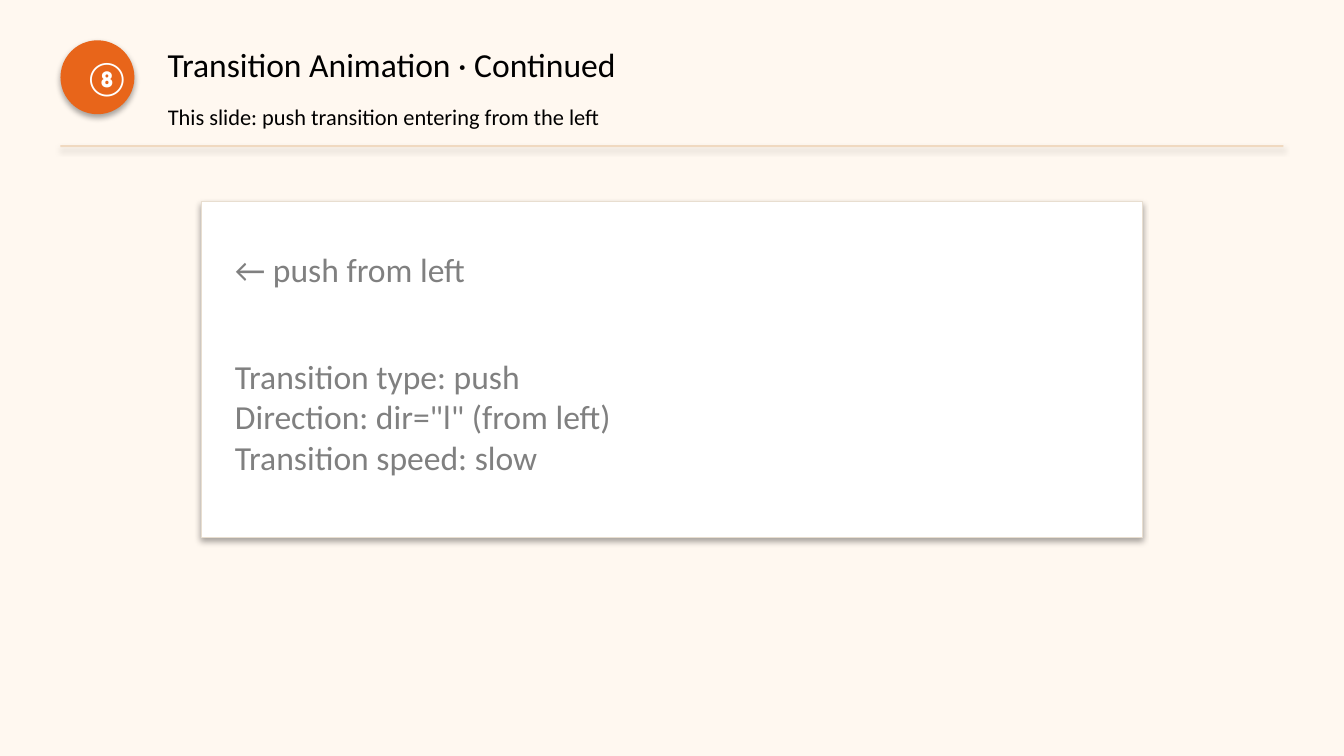
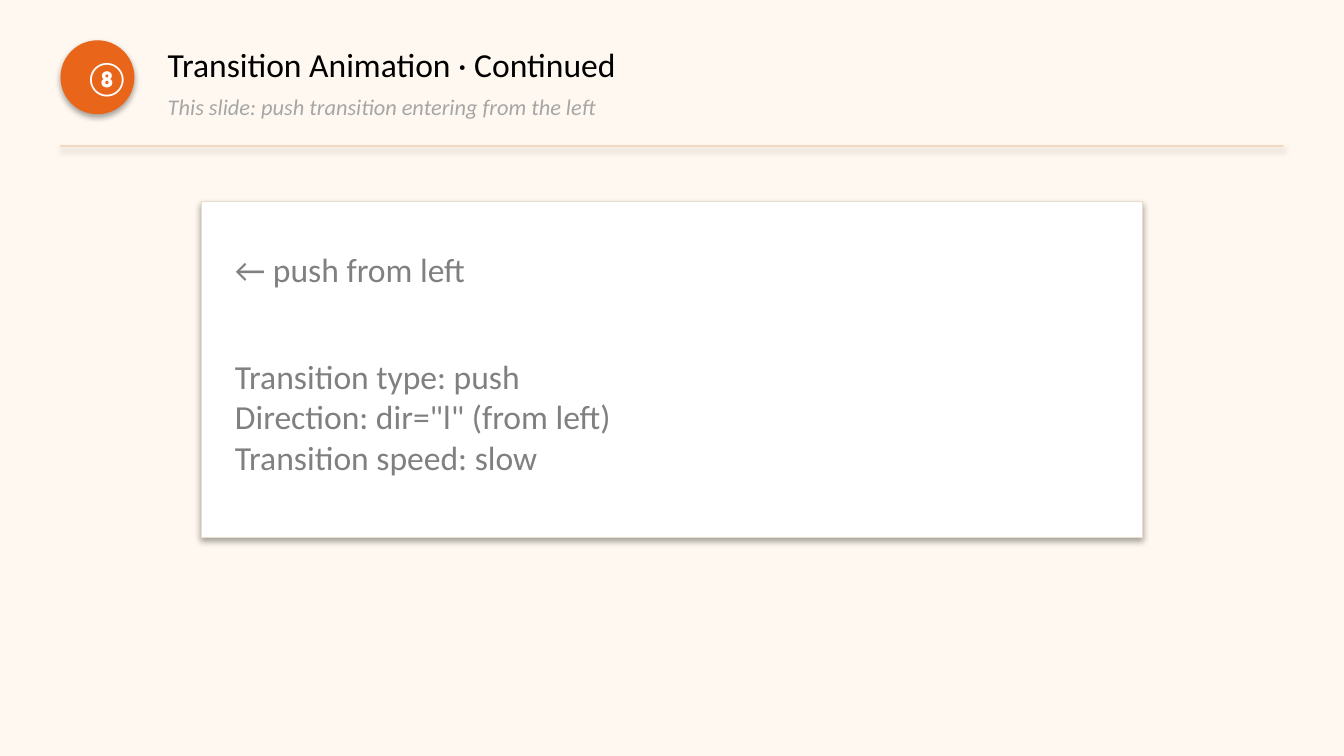
Before and after one commit to NingYuM/NingYuM.github.io, a slide deck: slide 13 of viewer-examples/samples/05-preview.pptx. Drawn at 1344x756 pixels with LibreOffice and Linux fonts; fonts in the diff are those of the drawing. Boxes give left, top, right and bottom in pixels: in the first picture for what was removed or moved away, otherwise in the second. Text is boxed around its words. In the diff, an @@ line names an element or a change of style, - is before the commit and + after.

```diff
--- a/viewer-examples/samples/05-preview.pptx
+++ b/viewer-examples/samples/05-preview.pptx
@@ text "This slide: push transition entering ..." moved from (x1=168, y1=109, x2=599, y2=129) to (x1=168, y1=99, x2=595, y2=119) @@
@@ text "This slide: push transition entering ..." at (x1=168, y1=99, x2=595, y2=119): text colour #000000 to #A6A6A6, italic on @@
```
Also in this commit, not shown: 5 other slides changed, 21 other files.
